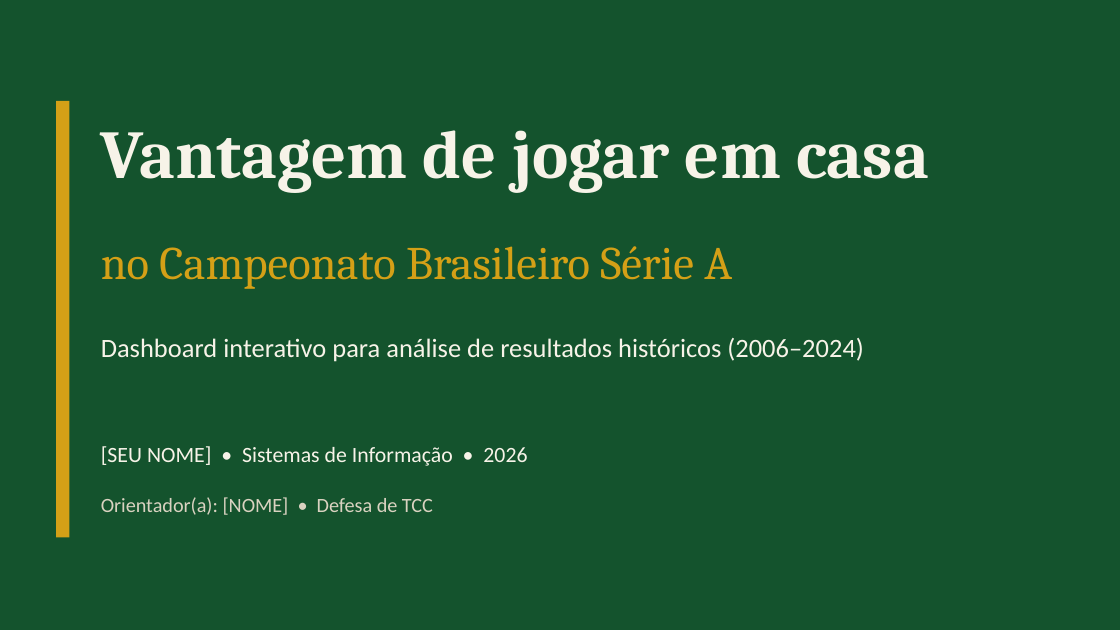
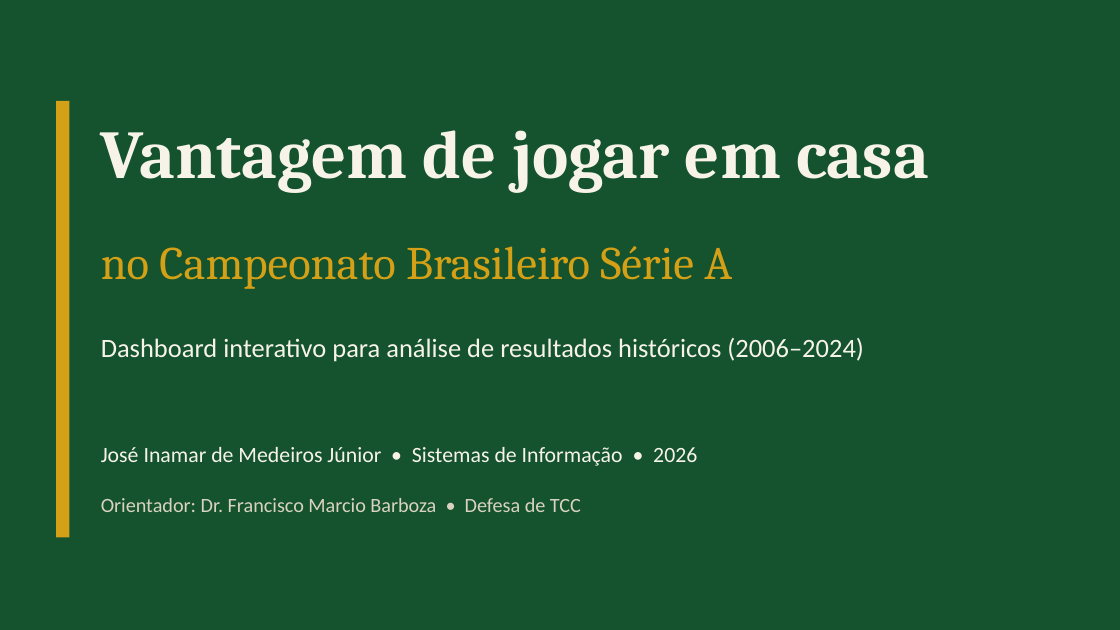
Before and after one commit to EmiyaKiritsugu3/TCC, a slide deck: slide 1 of apresentacao/apresentacao_tcc.pptx. Drawn at 1120x630 pixels with LibreOffice and Linux fonts; fonts in the diff are those of the drawing. Boxes give left, top, right and bottom in pixels: in the first picture for what was removed or moved away, otherwise in the second. Text is boxed around its words. In the diff, an @@ line names an element or a change of style, - is before the commit and + after.

```diff
--- a/apresentacao/apresentacao_tcc.pptx
+++ b/apresentacao/apresentacao_tcc.pptx
@@ text at [101, 447, 697, 466]: text changed @@
-[SEU NOME] • Sistemas de Informação • 2026
+José Inamar de Medeiros Júnior • Sistemas de Informação • 2026
@@ text at [101, 498, 581, 512]: text changed @@
-Orientador(a): [NOME] • Defesa de TCC
+Orientador: Dr. Francisco Marcio Barboza • Defesa de TCC
```
Also in this commit, not shown: 6 other slides changed, 11 other files.
